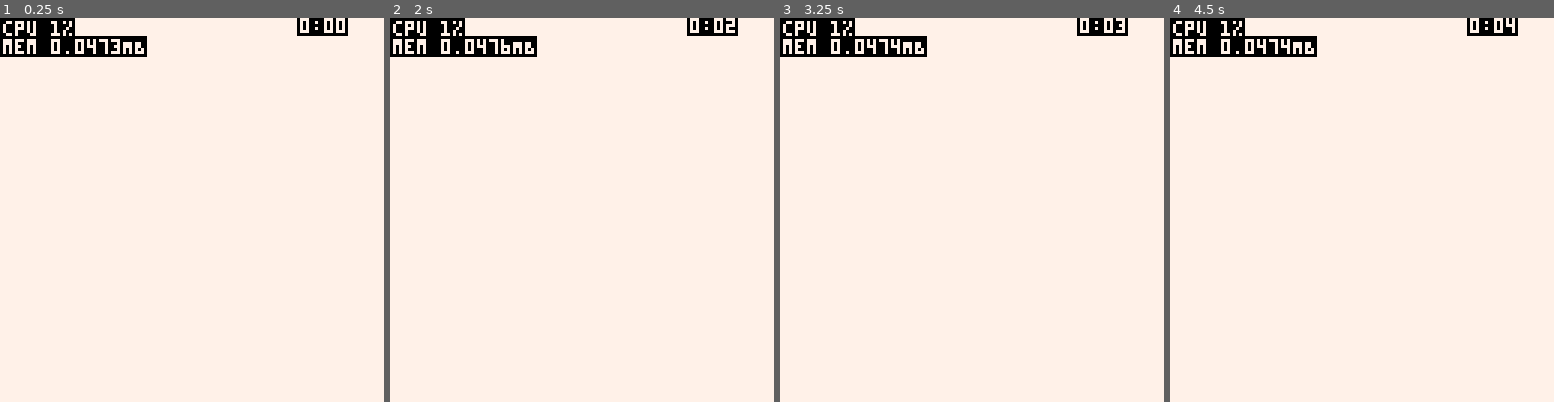
Above: before the commit, frames 1-4 (left to right).
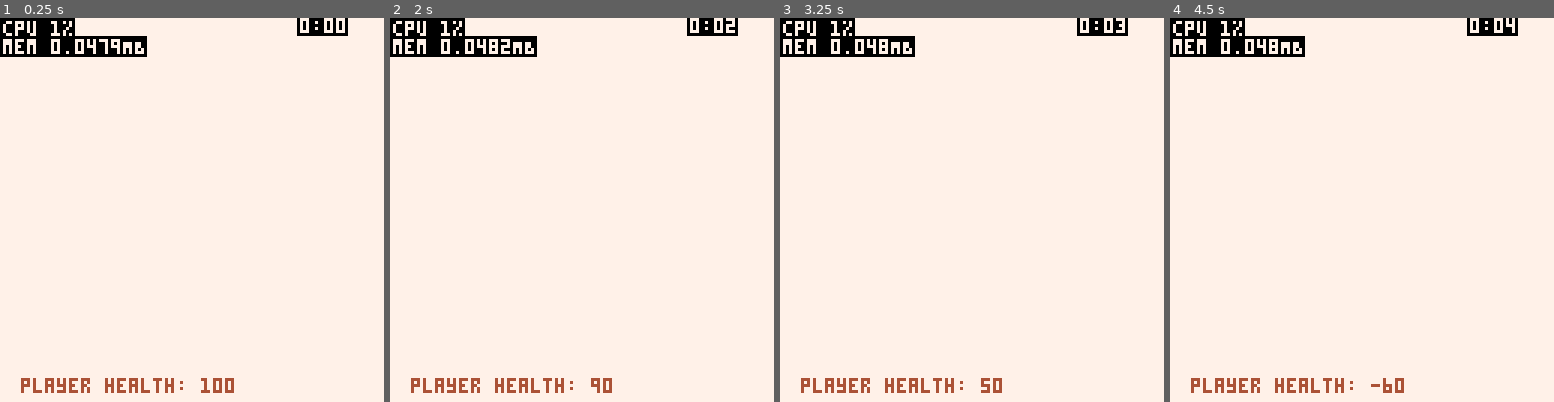
Above: after the commit, the same moments.

Repository: wsasaki01/bath-hack-2026
Game: PICO-8 cartridge fake.p8
Two runs of this game, one before a commit and one after it. Both use one fixed random seed, a clock stepped at 60 frames per second and the inputs below.
Inputs:
- Up to frame 1 (0.25 s): no input
- Up to frame 2 (2 s): tap O (Z key) at 0.33, 0.7, 1.43 s; hold Left from 1.97 s (still down)
- Up to frame 3 (3.25 s): tap O (Z key) at 2.22, 3.1 s; release Left at 2.37 s; hold Down 2.42-2.82 s; hold Right from 2.87 s (still down)
- Up to frame 4 (4.5 s): release Right at 3.53 s; hold Up 3.58-4.08 s; tap O (Z key) at 3.98 s; hold Right from 4.13 s (still down)

The runs differ from the first frame. In frame 1, 1.0% of the frame differs, in the area x 5-61%, y 6-98%; in frame 2, 0.9%; in frame 3, 1.1%; in frame 4, 1.1%, in the area x 5-61%, y 4-98%.

Commit message:
player attributes

Diff:
--- a/draw.lua
+++ b/draw.lua
@@ -41,8 +41,9 @@
 		local mins = flr(time / 60)
 		local nice_secs = time % 60
 		print("\#0"..mins..":"..(nice_secs<10 and "0" or "")..secs, 100,0,7)
-		print("player health: "..plyr.h)
 
+		-- debug display player health
+		print("player health: "..plyr.hp, 7, 120, 4)
 
 	end
 
--- a/enemies.lua
+++ b/enemies.lua
@@ -46,7 +46,7 @@
 
             -- if enemy at player position, health decreases
             -- replace w goated collisions later
-            if x == px or y == py then global.plyr.h -= 10 end
+            if x == px or y == py then global.plyr.hp -= 10 end
 
             -- if offscreen, reset positions
             if x > 127 or x < 0 then
--- a/player.lua
+++ b/player.lua
@@ -2,8 +2,19 @@
 playerClass = class:new({
 	x = 64,
 	y = 64,
-	h = 100,
-	clr = 11,
+	clr = 11, -- colour of sprite
+
+	hp = 100,
+	xp = 0,
+
+	spd = 1, -- player movement speed
+	def = 1, -- how fast hp decreases
+	str = 1, -- raw dmg multiplier
+	luck = 1, -- i would love luck mechanics
+
+	atk = 10, -- raw dmg
+	atkspd = 1,
+
 	move = function(_ENV)
 			if btn(0) then
 				x -= 1
